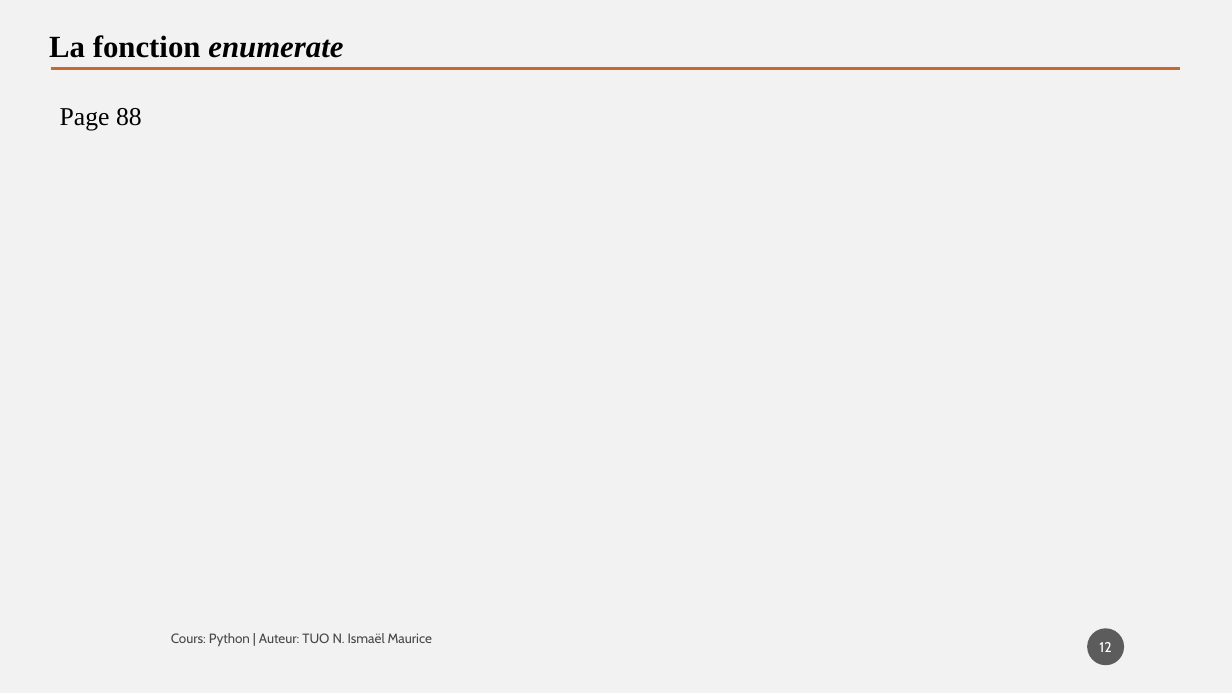
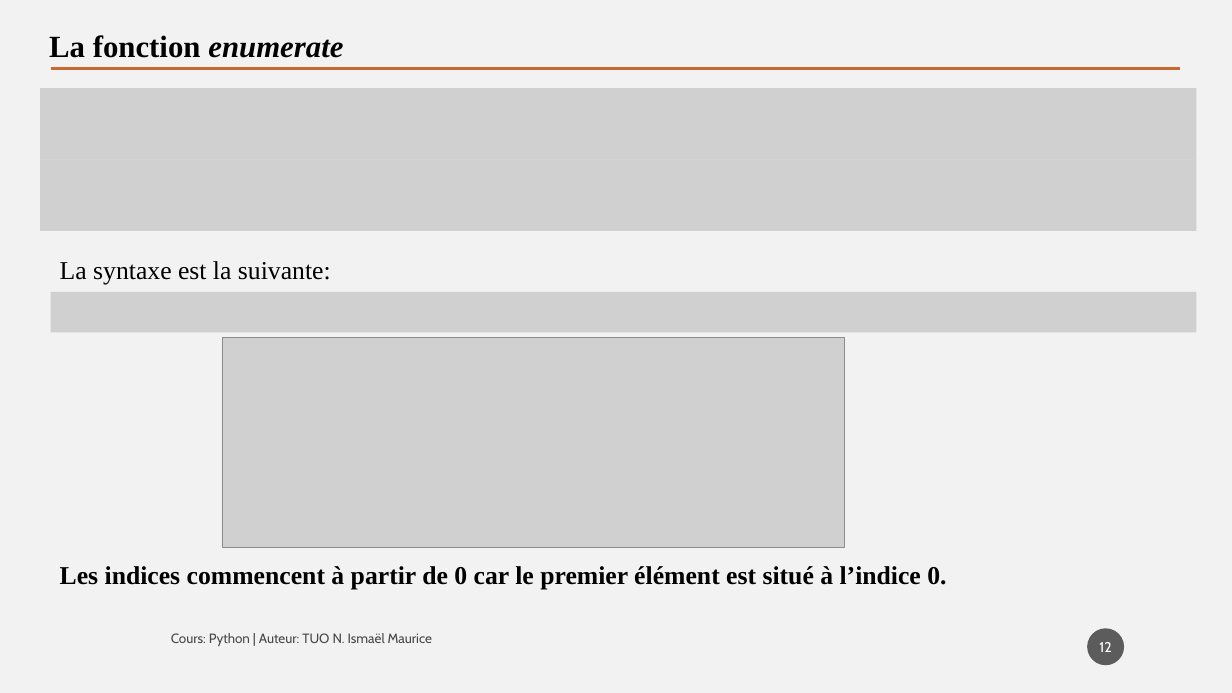
Before and after one commit to tisma95/cours-python, a slide deck: slide 12 of source/Chapitre 9 - Les listes.pptx. Drawn at 1232x693 pixels with LibreOffice and Linux fonts; fonts in the diff are those of the drawing; grey boxes stand for pictures. Boxes give left, top, right and bottom in pixels: in the first picture for what was removed or moved away, otherwise in the second. Text is boxed around its words. In the diff, an @@ line names an element or a change of style, - is before the commit and + after.

```diff
--- a/source/Chapitre 9 - Les listes.pptx
+++ b/source/Chapitre 9 - Les listes.pptx
@@ picture added at (40, 88, 1196, 159) @@
@@ text removed at (60, 108, 142, 131) @@
-Page 88
@@ picture added at (40, 160, 1196, 231) @@
@@ text added at (60, 261, 331, 284), 20 pt, text #000000 @@
+La syntaxe est la suivante:
@@ picture added at (51, 292, 1197, 333) @@
@@ picture added at (223, 337, 846, 547) @@
@@ text added at (60, 566, 946, 589), 20 pt, text #000000, bold @@
+Les indices commencent à partir de 0 car le premier élément est situé à l’indice 0.
```
Also in this commit, not shown: 11 other slides changed, 2 slides added, 3 other files.
